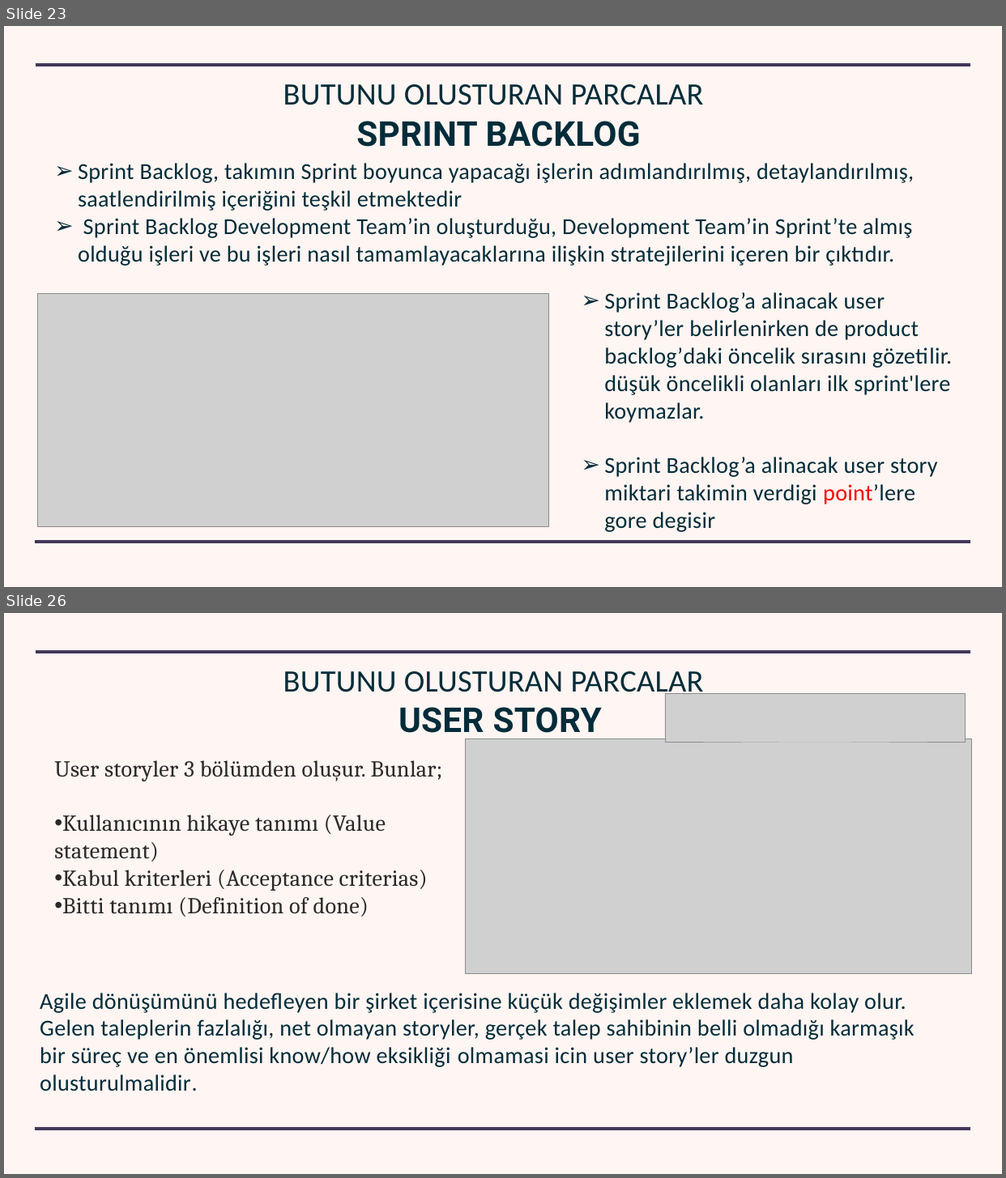
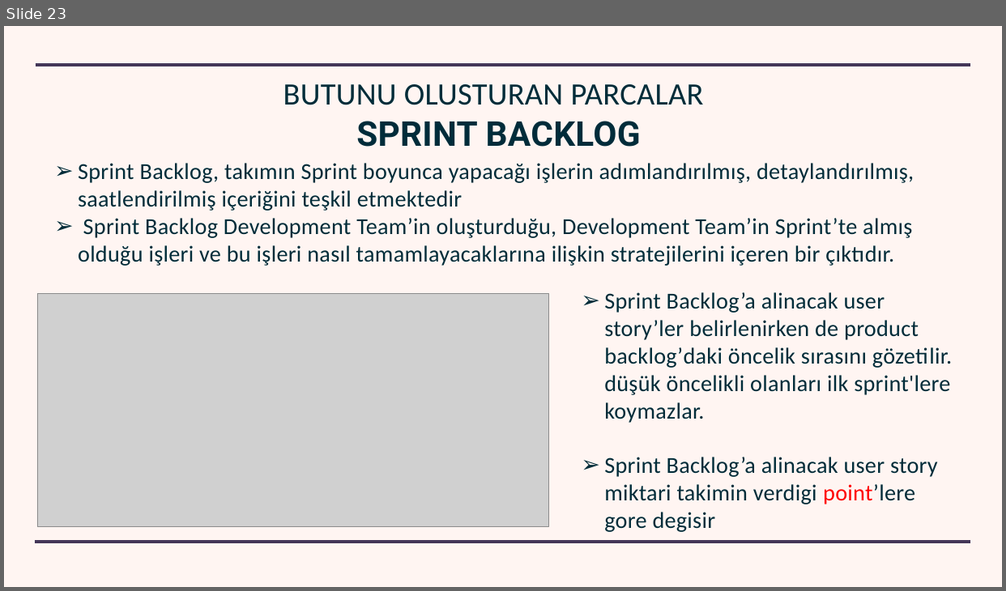
Before and after one commit to bulutluoz/SDLC-BATCH-11, a slide deck: 03 Agile Methodoloy.pptx. Shown one above the other, each under a label of ours: slides 23 and 26 before the commit, slide 23 after it; the slides between them are not shown. The pictures are 1006x1178 and 1006x591 pixels, drawn with LibreOffice and Linux fonts; fonts in the diff are those of the drawing; grey boxes stand for pictures; background and template pictures are left out. Boxes give left, top, right and bottom in pixels: in the first picture for what was removed or moved away, otherwise in the second. Text is boxed around its words. In the diff, an @@ line names an element or a change of style, - is before the commit and + after.

```diff
--- a/03 Agile Methodoloy.pptx
+++ b/03 Agile Methodoloy.pptx
@@ slide 26 removed at [4, 613, 1002, 1174], background picture (left out); not listed: 2 template elements that a slide beside it also shows @@
@@ text removed at [283, 671, 704, 699] @@
-BUTUNU OLUSTURAN PARCALAR
@@ text removed at [398, 707, 602, 741] @@
-USER STORY
@@ picture removed at [665, 693, 965, 742] @@
@@ picture removed at [466, 739, 972, 973] @@
@@ text removed at [54, 760, 443, 917] @@
-User storyler 3 bölümden oluşur. Bunlar;
-• Kullanıcının hikaye tanımı (Value statement)
-• Kabul kriterleri (Acceptance criterias)
-• Bitti tanımı (Definition of done)
@@ text removed at [40, 993, 914, 1092] @@
-Agile dönüşümünü hedefleyen bir şirket içerisine küçük değişimler eklemek daha kolay olur.
-Gelen taleplerin fazlalığı, net olmayan storyler, gerçek talep sahibinin belli olmadığı karmaşık bir süreç ve en önemlisi know/how eksikliği olmamasi icin user story’ler duzgun olusturulmalidir.
```
Also in this commit, not shown: 4 other slides removed, 2 other files.
